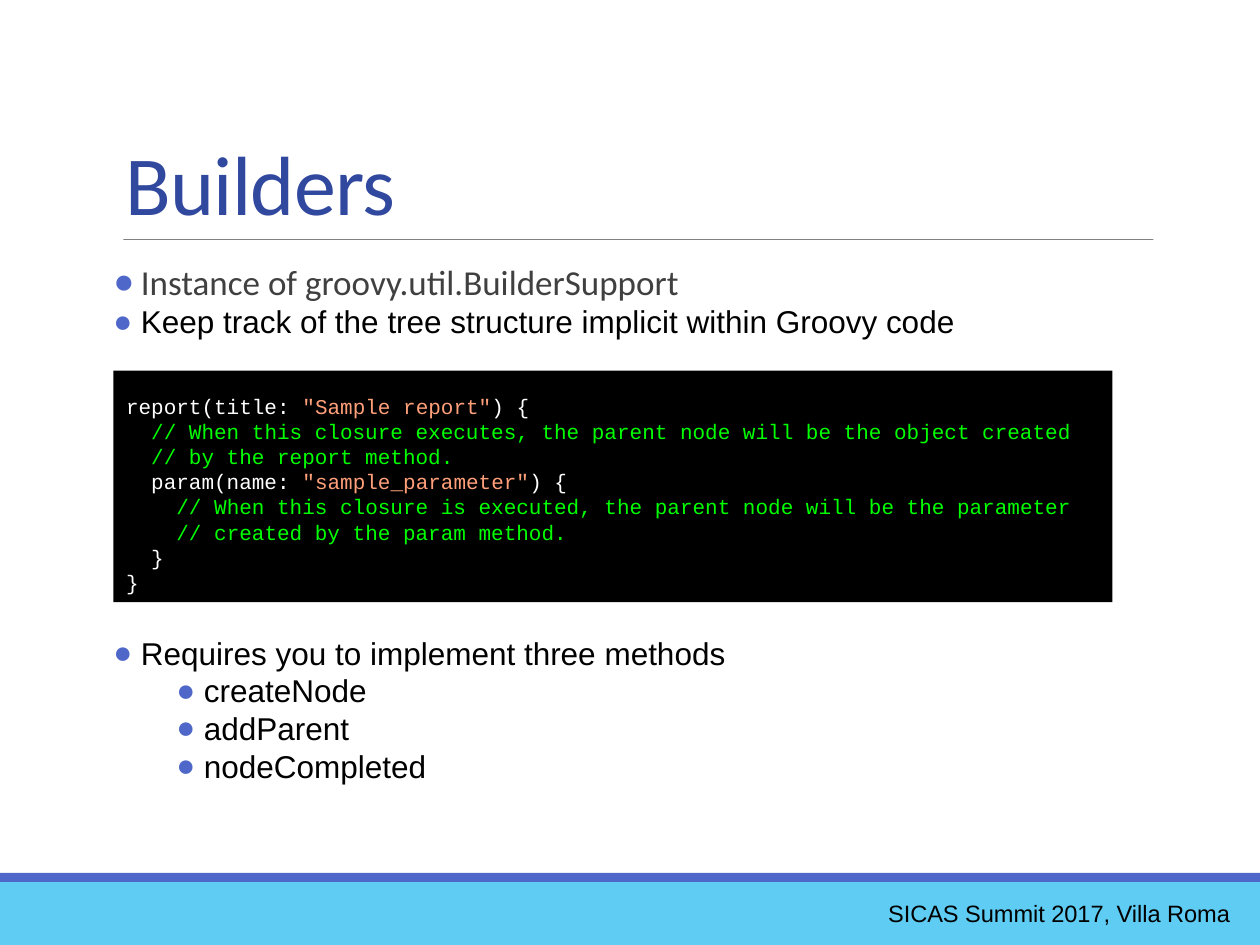
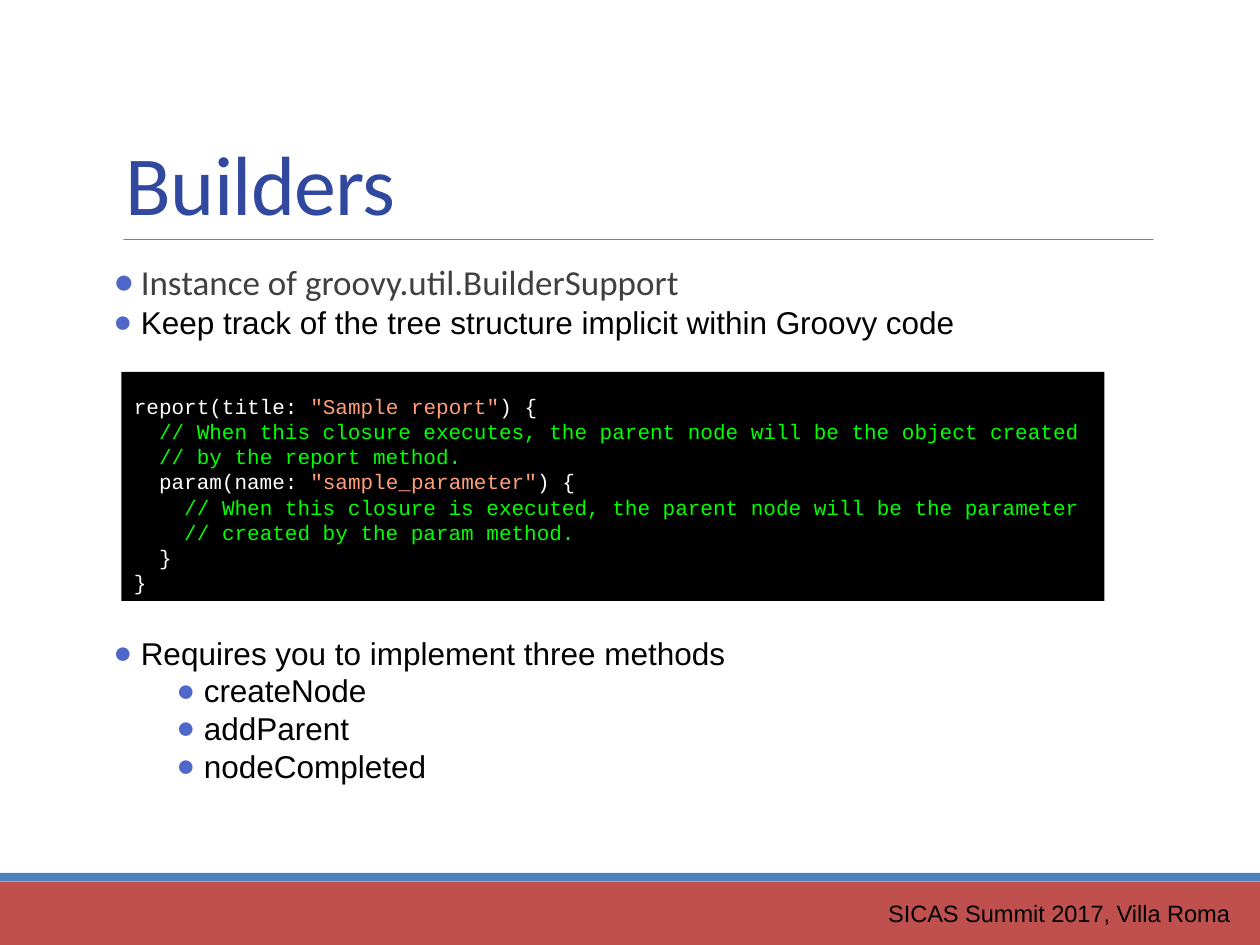
Before and after one commit to ewcole/simple_report, a slide deck: slide 31 of docs/SICAS_2017/Cole_Drop-In Reporting with Groovy.pptx. Drawn at 1260x945 pixels with LibreOffice and Linux fonts; fonts in the diff are those of the drawing. Boxes give left, top, right and bottom in pixels: in the first picture for what was removed or moved away, otherwise in the second. Text is boxed around its words. In the diff, an @@ line names an element or a change of style, - is before the commit and + after.

```diff
--- a/docs/SICAS_2017/Cole_Drop-In Reporting with Groovy.pptx
+++ b/docs/SICAS_2017/Cole_Drop-In Reporting with Groovy.pptx
@@ rectangle "report(title: "Sample report") {": place and size @@
-rectangle "report(title: "Sample report") {" at [113,370,1113,602]
+rectangle "report(title: "Sample report") {" at [121,372,1104,601]
@@ rectangle at [0,882,1260,945]: fill #5ECCF3 to #C0504D @@
@@ rectangle at [0,873,1260,882]: fill #4E67C8 to #4F81BD @@
```
Also in this commit, not shown: 45 other slides changed, 1 other file.
